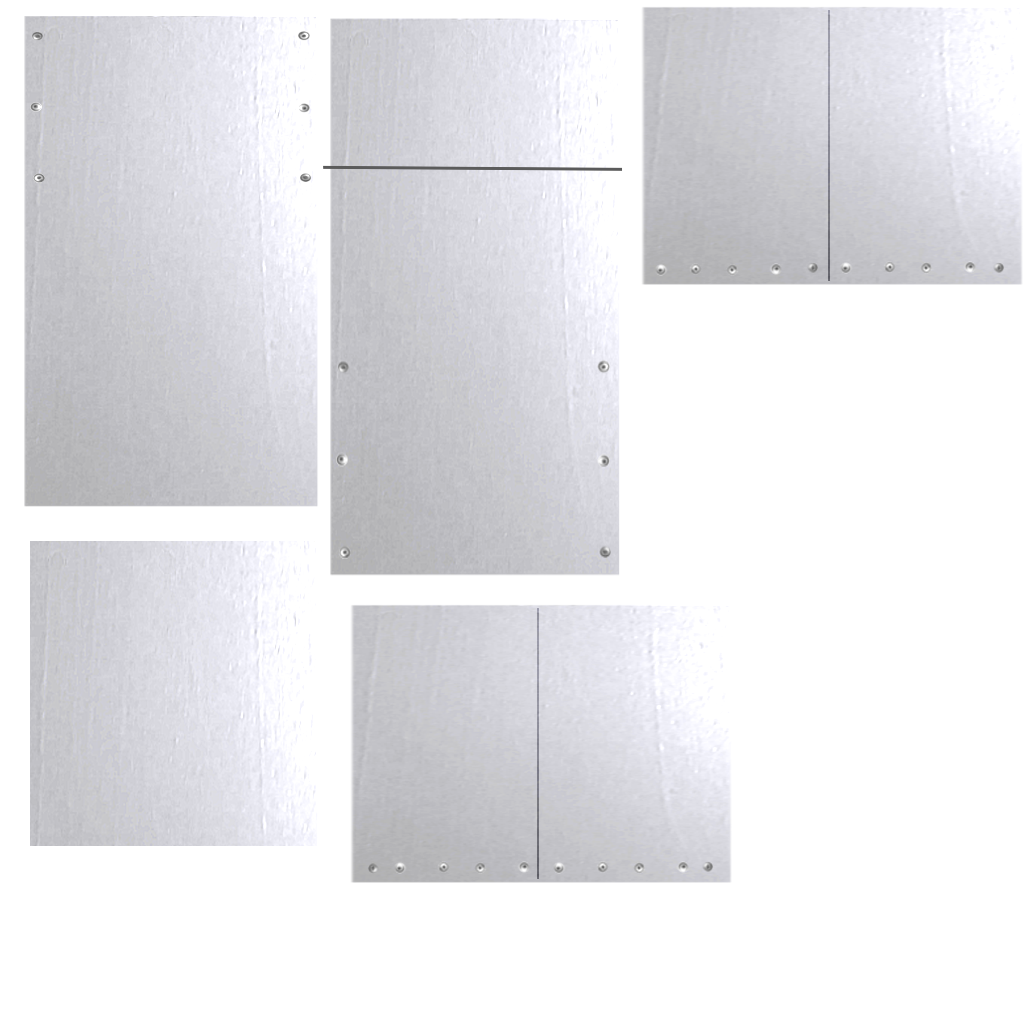
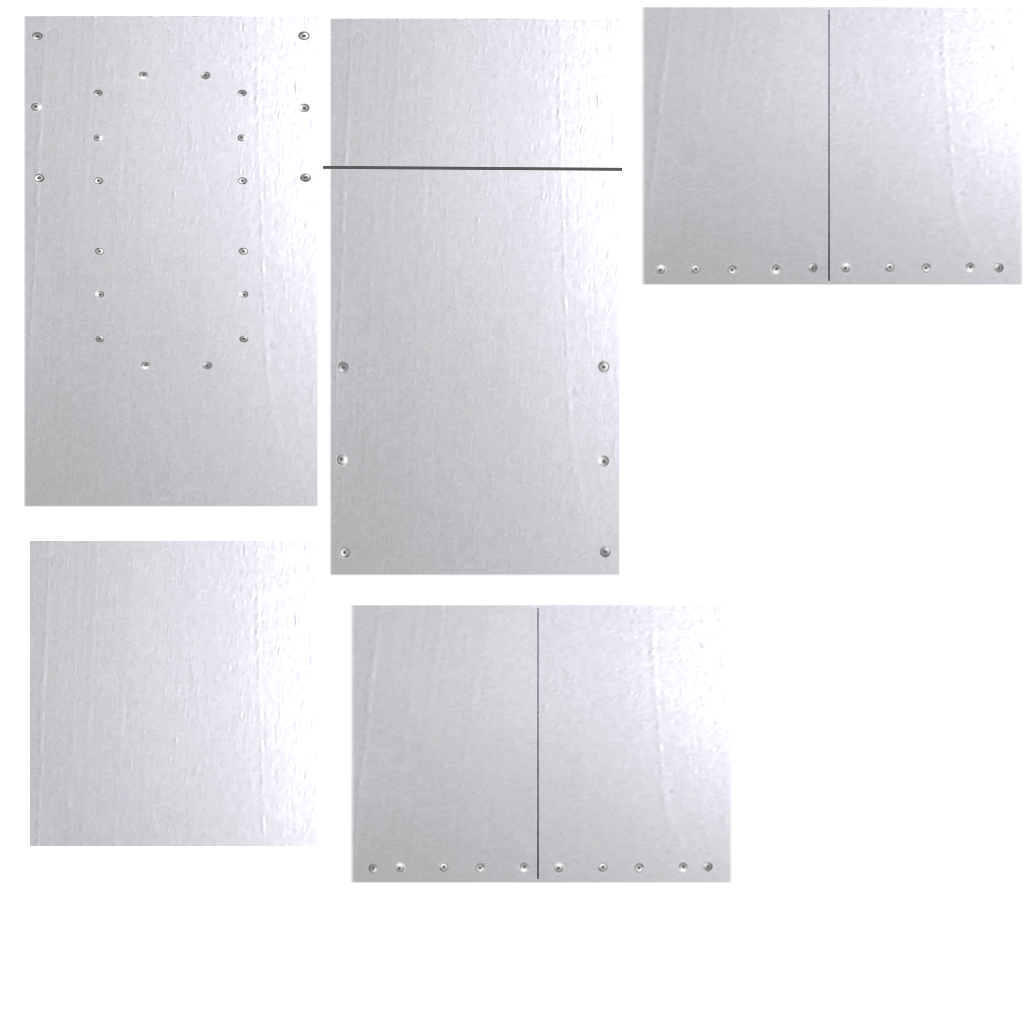
Revision of a layered 1024px x 1024px image; what changed, layer by layer:
added layer "Pasted Layer #9" above "valterBodyP2.png" over [93, 71, 249, 370]
